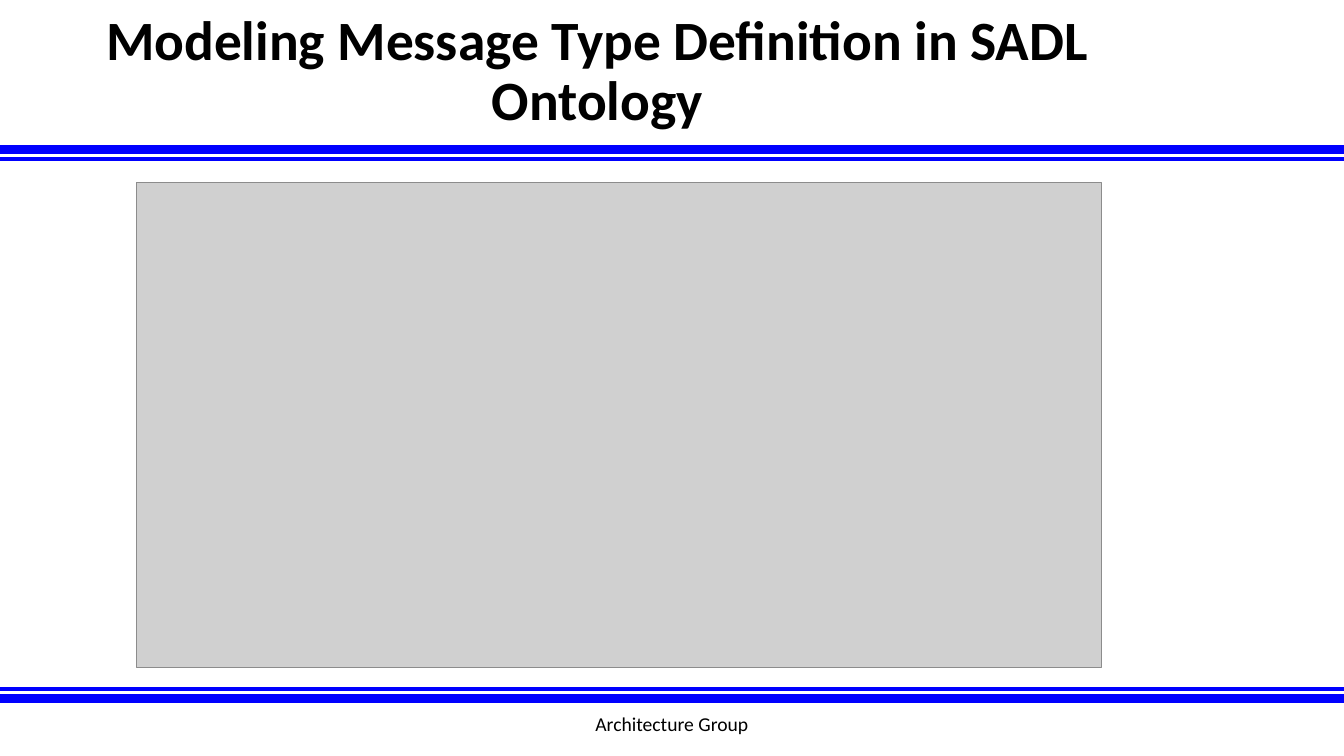
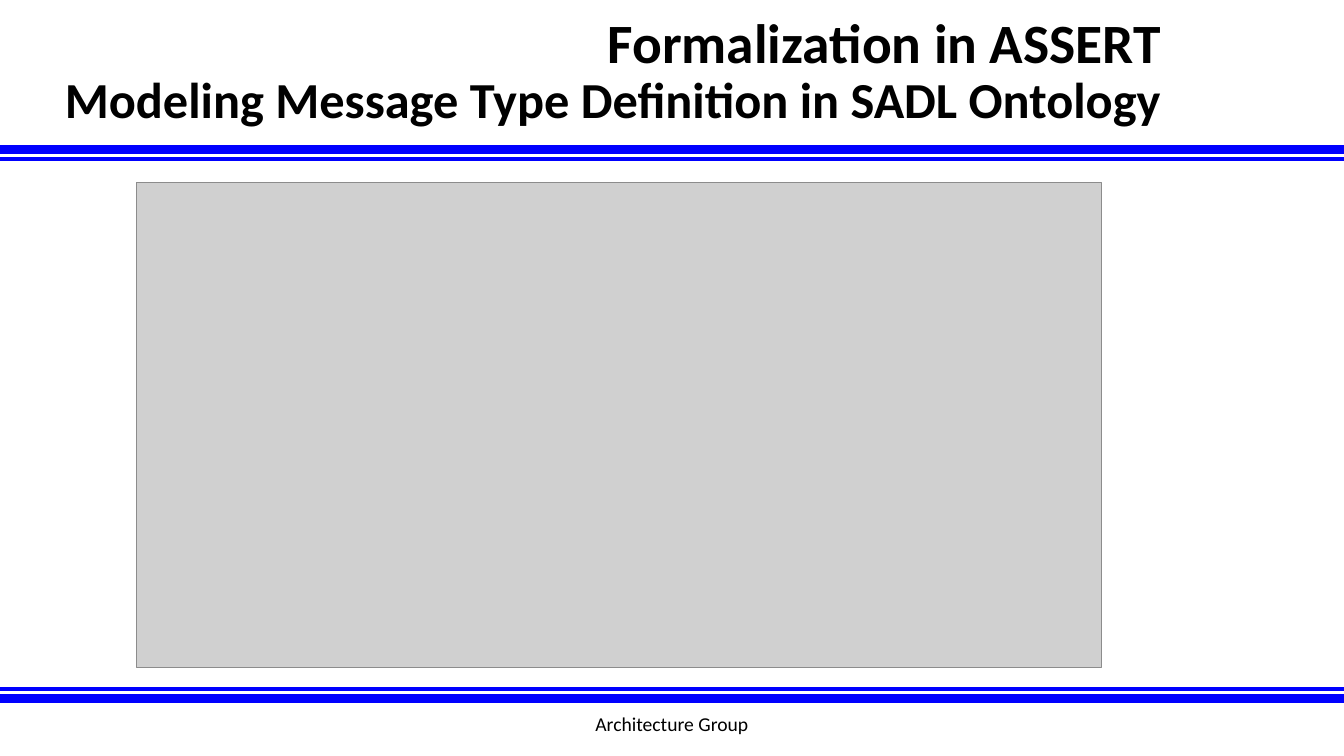
Before and after one commit to afrl-rq/OpenUxAS-SoI, a slide deck: slide 16 of presentations/S5_SoI_Architecture_Group.pptx (slide 13 before the commit). Drawn at 1344x756 pixels with LibreOffice and Linux fonts; fonts in the diff are those of the drawing; grey boxes stand for pictures; background and template pictures are left out. Boxes give left, top, right and bottom in pixels: in the first picture for what was removed or moved away, otherwise in the second. Text is boxed around its words. In the diff, an @@ line names an element or a change of style, - is before the commit and + after.

```diff
--- a/presentations/S5_SoI_Architecture_Group.pptx
+++ b/presentations/S5_SoI_Architecture_Group.pptx
@@ title at [65,24,1161,127]: text changed; size 39.6 to 36 pt @@
-Modeling Message Type Definition in SADL Ontology
+Formalization in ASSERT
+Modeling Message Type Definition in SADL Ontology
```
Also in this commit, not shown: 8 other slides changed, 8 slides added.
